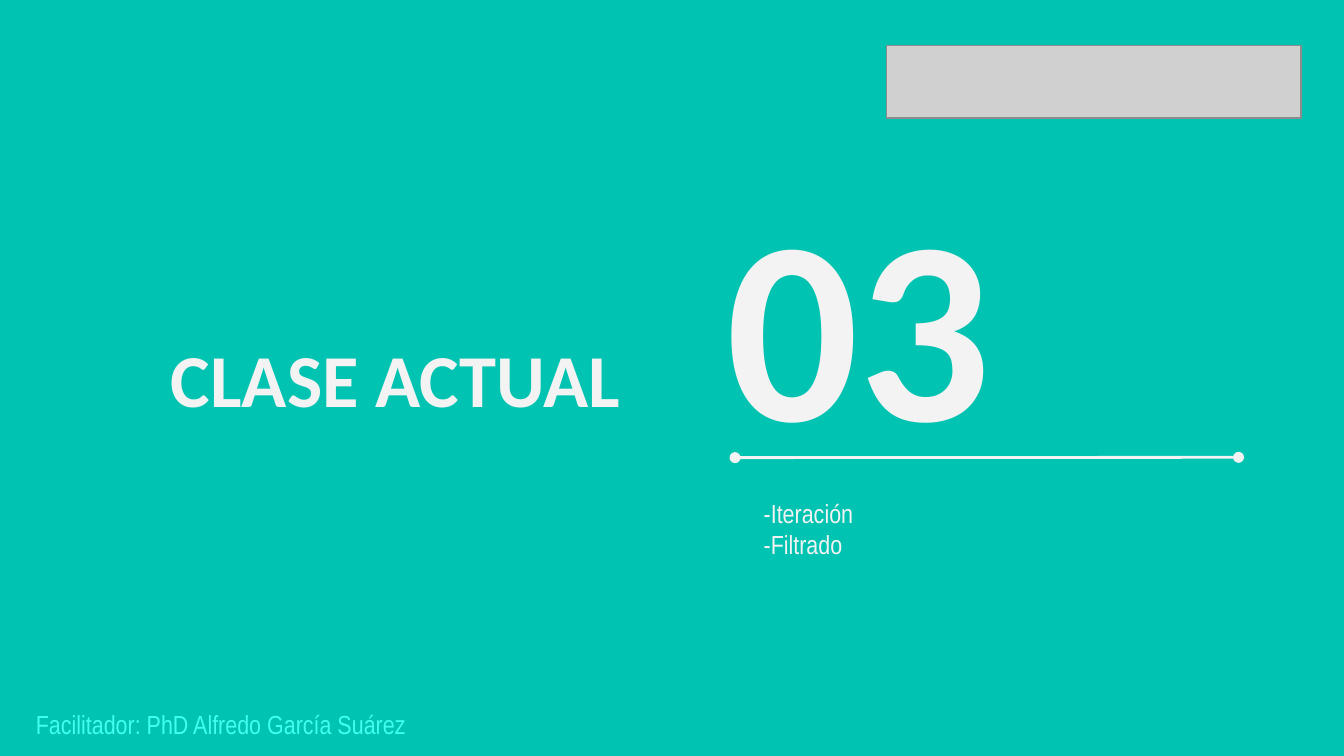
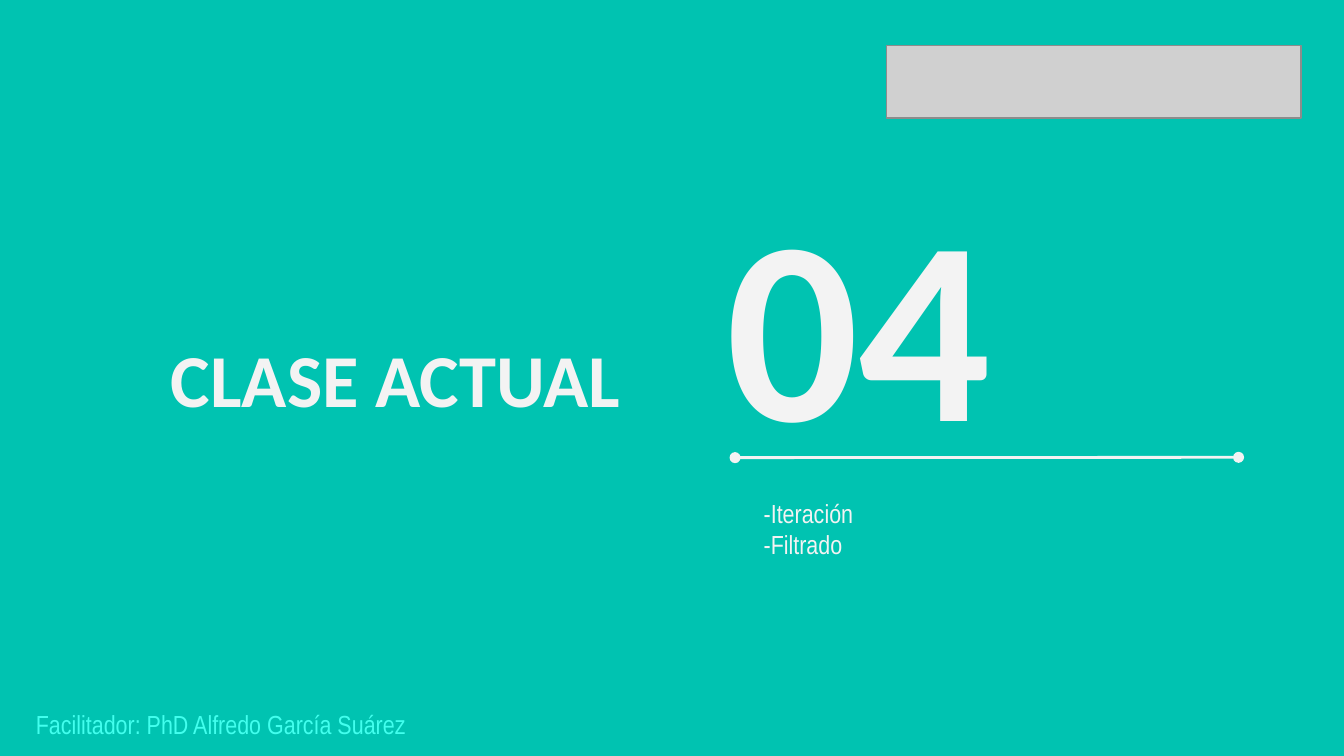
Before and after one commit to freddy-7/Analitica_de_Datos_y_Herramientas_de_Inteligencia_Artificial_I_2025, a slide deck: slide 10 of Analítica de datos y herramientas de inteligencia artificial I(sesion 4).pptx (slide 12 before the commit). Drawn at 1344x756 pixels with LibreOffice and Linux fonts; fonts in the diff are those of the drawing; grey boxes stand for pictures; background and template pictures are left out. Boxes give left, top, right and bottom in pixels: in the first picture for what was removed or moved away, otherwise in the second. Text is boxed around its words. In the diff, an @@ line names an element or a change of style, - is before the commit and + after.

```diff
--- a/Analítica de datos y herramientas de inteligencia artificial I(sesion 4).pptx
+++ b/Analítica de datos y herramientas de inteligencia artificial I(sesion 4).pptx
@@ title at [726,249,990,463]: text changed @@
-03
+04
```
Also in this commit, not shown: 2 other slides changed, 2 slides removed.
